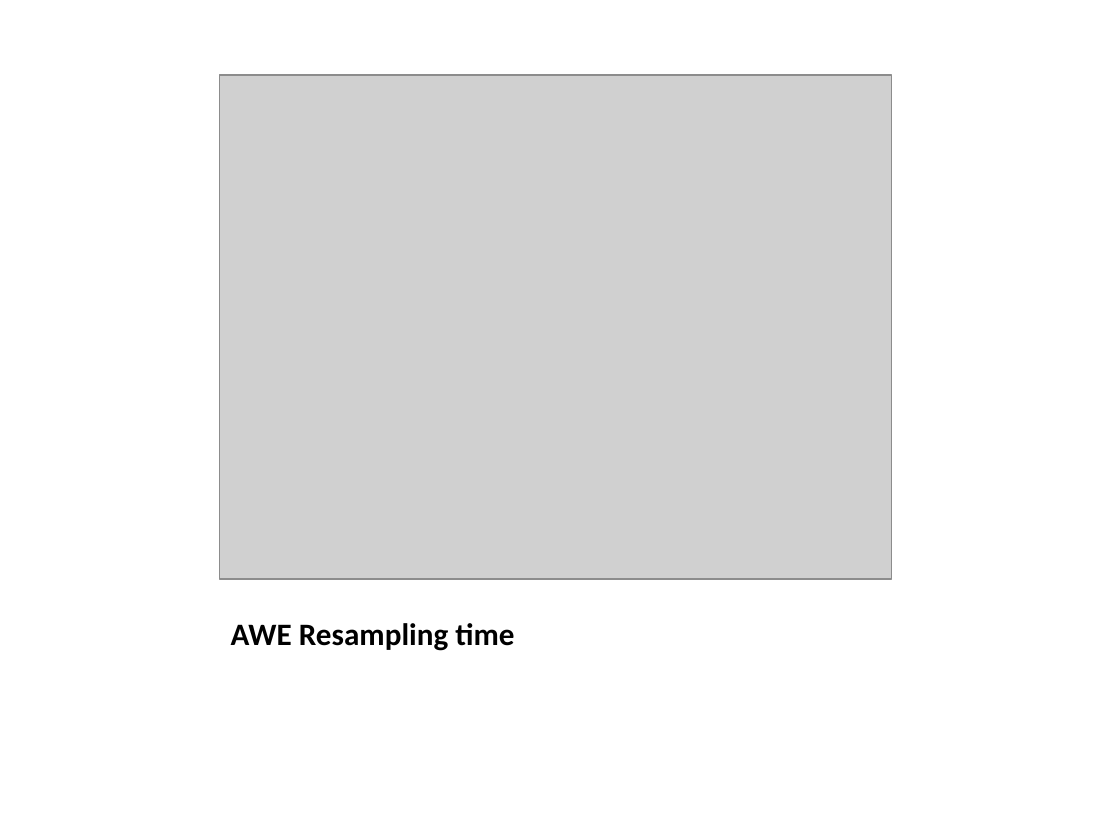
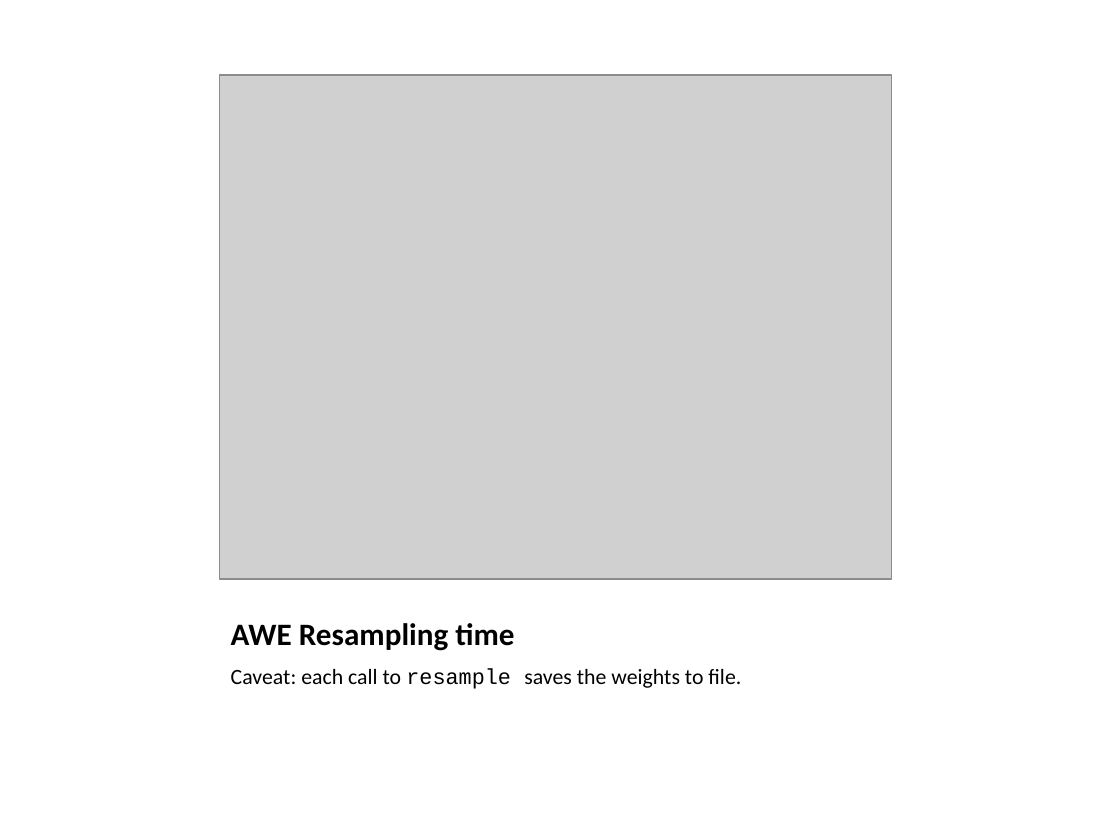
Before and after one commit to cooperative-computing-lab/awe, a slide deck: slide 13 of stats.has-plots/summary.pptx. Drawn at 1120x840 pixels with LibreOffice and Linux fonts; fonts in the diff are those of the drawing; grey boxes stand for pictures. Boxes give left, top, right and bottom in pixels: in the first picture for what was removed or moved away, otherwise in the second. Text is boxed around its words. In the diff, an @@ line names an element or a change of style, - is before the commit and + after.

```diff
--- a/stats.has-plots/summary.pptx
+++ b/stats.has-plots/summary.pptx
@@ text added at <box>231,669,741,689</box>, 14 pt, text #000000 @@
+Caveat: each call to resample saves the weights to file.
```
Also in this commit, not shown: 4 other slides changed.
